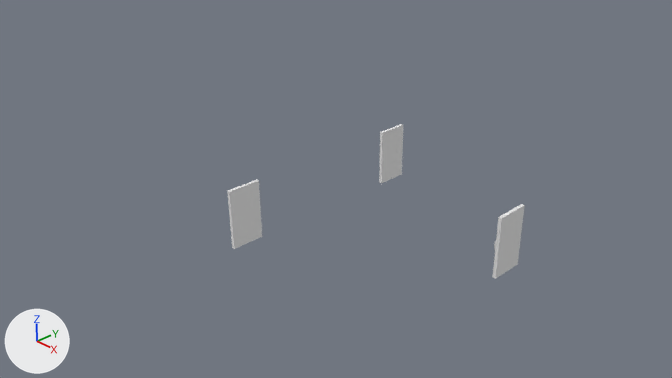
What one commit did to the Blender file DyNaDeMo/assets/Textures/Doors.blend.
The view is the same before and after, from the file's camera 'Camera'. The lights are fixed; the arrows at lower left show +X, +Y and +Z.

Names of what the first picture shows: 'BlankDoor', 'DoubledHandledDoor.001', 'SingleHandledDoor'.
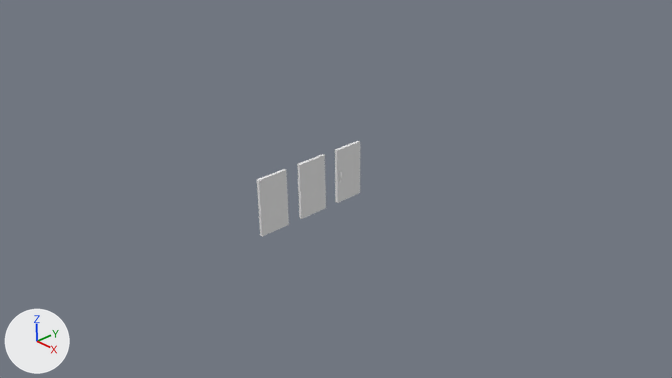
Edits to the scene script, one JSON object a line:
```json
{"block": "me_cube_000", "where": "me_cube_000.from_pydata(...)  # 336 vertices, 302 faces; spans x -4.0..-2.0, y -1.84..-1.76, z 0.8..1.2"}
{"block": "me_cube_000", "where": "# used by ob_doubledhandleddoor; location = (0.0, 2.0, 0.0); scale = (0.025, 0.25, 0.45)"}
{"block": "me_cube_000", "change": "me_cube_000 part 1: a new loose piece, a box spanning x -2.0..0.0, y -2.0..0.0, z 0.0..2.0, in mat_room_001 (white #e5e5e5)"}
{"op": "remove", "block": "ob_doubledhandleddoor_001", "code": ["ob_doubledhandleddoor_001 = bpy.data.objects.new('DoubledHandledDoor.001', me_cube_002)", "ob_doubledhandleddoor_001.location = (0.0, 2.0, 0.0)", "ob_doubledhandleddoor_001.scale = (0.025, 0.25, 0.45)"]}
{"op": "set", "path": "ob_singlehandleddoor.location", "old": "(3.0, 1.0, 0.0)", "new": "(0.0, 0.25, 0.0)"}
{"op": "set", "path": "ob_blankdoor.location", "old": "(0.0, -1.0, 0.0)", "new": "(0.0, -0.5, 0.0)"}
{"op": "set", "path": "ob_doubledhandleddoor.location", "old": "(0.0, 2.0, 0.0)", "new": "(0.0, 1.0, 0.0)"}
```

Changed parts and their boxes [x1, y1, x2, y2] in the pictures (672 x 378 px):
```json
{"object": "BlankDoor", "change": "moved", "before": [227, 180, 262, 249], "after": [257, 169, 289, 237]}
{"object": "SingleHandledDoor", "change": "moved", "before": [493, 204, 525, 279], "after": [297, 154, 326, 219]}
{"object": "DoubledHandledDoor", "change": "reshaped, moved", "after": [335, 141, 360, 203], "on screen": "not visible before"}
{"object": "DoubledHandledDoor.001", "change": "deleted", "before": [379, 124, 403, 183]}
```
